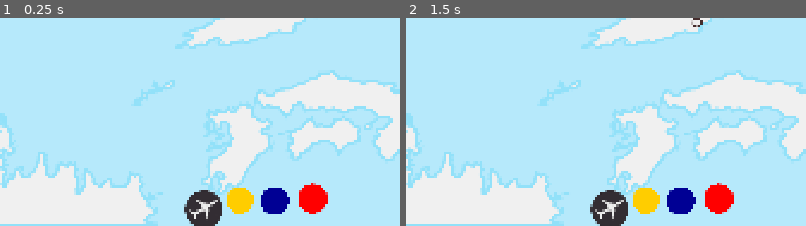
Above: before the commit, frames 1-2 (left to right).
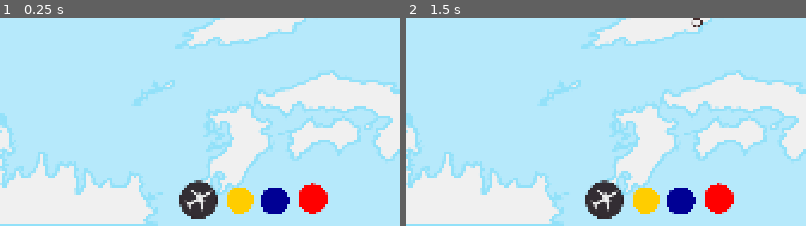
Above: after the commit, the same moments.

Repository: top-it-090304/Holding-Pattern
Game: Godot game, scene res://scene/Main.tscn
The game is run twice, just before and just after one commit, with the same random seed, the same clock (stepped at 60 frames per second) and the same inputs.
Inputs (mouse positions are % of the whole screen's width and height, from its top left):
- Up to frame 1 (0.25 s): no input
- Up to frame 2 (1.5 s): click (48, 94) at 0.5 s; click (52, 94) at 1.25 s
The pictures show only the part of the screen within x 18-68%, y 50-100%; the shares and areas given below are measured in that part.

The runs differ from the first frame. In frame 1, 1.3% of the frame differs, in the area x 44-56%, y 77-100%; in frame 2, 1.3%.

Commit message:
Change animation choice airport

Diff:
--- a/scene/Main.tscn
+++ b/scene/Main.tscn
@@ -7,7 +7,7 @@
 [ext_resource type="Texture2D" uid="uid://ck4unu555lgo2" path="res://objects/Button_red.png" id="5_s5yxy"]
 [ext_resource type="Texture2D" uid="uid://7ire7onvi2fn" path="res://objects/count_fly.png" id="6_eik88"]
 [ext_resource type="Script" uid="uid://c44tchjyc16q0" path="res://scripts/Fly_add.gd" id="7_s5yxy"]
-[ext_resource type="Texture2D" uid="uid://bi886ahq5qb1a" path="res://objects/Fly.png" id="8_eik88"]
+[ext_resource type="Texture2D" uid="uid://dirl28ic4l46t" path="res://objects/Fly_ghost.png" id="8_eik88"]
 
 [sub_resource type="ButtonGroup" id="ButtonGroup_hr7lf"]
 allow_unpress = true
@@ -91,18 +91,20 @@
 flat = true
 
 [node name="PlaneIcon" type="TextureRect" parent="." unique_id=1910985803]
-offset_left = 785.0
-offset_top = 910.0
-offset_right = 855.0
-offset_bottom = 983.0
+offset_left = 772.0
+offset_top = 888.0
+offset_right = 872.0
+offset_bottom = 988.0
 mouse_filter = 0
 texture = ExtResource("6_eik88")
 script = ExtResource("7_s5yxy")
 
-[node name="TextureFly" type="TextureRect" parent="." unique_id=1382701883]
+[node name="TextureFlyGhost" type="TextureRect" parent="." unique_id=1382701883]
 visible = false
-offset_right = 52.0
-offset_bottom = 40.0
+offset_left = -106.0
+offset_top = 3.0
+offset_right = -31.0
+offset_bottom = 63.0
 texture = ExtResource("8_eik88")
 
 [connection signal="timeout" from="Timer" to="." method="_on_spawn_timer_timeout"]
--- a/scripts/Airport.gd
+++ b/scripts/Airport.gd
@@ -6,8 +6,11 @@
 var pulse_alpha = 1.0
 var pulse_color = Color.WHITE
 
-var is_highlighted = false
-var highlight_color = Color.WHITE
+
+var stroke_ = false
+var stroke_radius = 0.0
+var stroke_color = Color.WHITE
+var current_max_radius = 25.0
 
 func _input_event(_viewport, event, _shape_idx):
 	if event is InputEventMouseButton and event.pressed:
@@ -17,9 +20,14 @@
 
 
 func set_highlight(active: bool, color: Color = Color.WHITE):
-	is_highlighted = active
-	highlight_color = color
-	queue_redraw()
+	stroke_color = color
+	if active and not stroke_:
+		stroke_ = true
+		var tween = create_tween()
+		tween.tween_property(self, "stroke_radius", current_max_radius, 0.15).set_trans(Tween.TRANS_BACK).set_ease(Tween.EASE_OUT)
+	elif not active and stroke_:
+		stroke_ = false
+
 
 
 func activate_pulse():
@@ -39,8 +47,8 @@
 
 func _draw():
 	## обводка
-	if is_highlighted:
-		draw_arc(Vector2.ZERO, 15.0, 15.0, PI*2, 64, highlight_color, 5.0, true)
+	if stroke_:
+		draw_arc(Vector2.ZERO, 15.0, 15.0, PI*2, 64, stroke_color, 5.0, true)
 
 	## всплеск
 	if pulse_radius > 0:
--- a/scripts/Fly_add.gd
+++ b/scripts/Fly_add.gd
@@ -2,7 +2,7 @@
 
 var is_dragging = false
 var ghost_plane: Sprite2D
-@onready var fly_node = $"../TextureFly"
+@onready var fly_node = $"../TextureFlyGhost"
 
 func _gui_input(event):
 	if event is InputEventMouseButton and event.button_index == MOUSE_BUTTON_LEFT:
